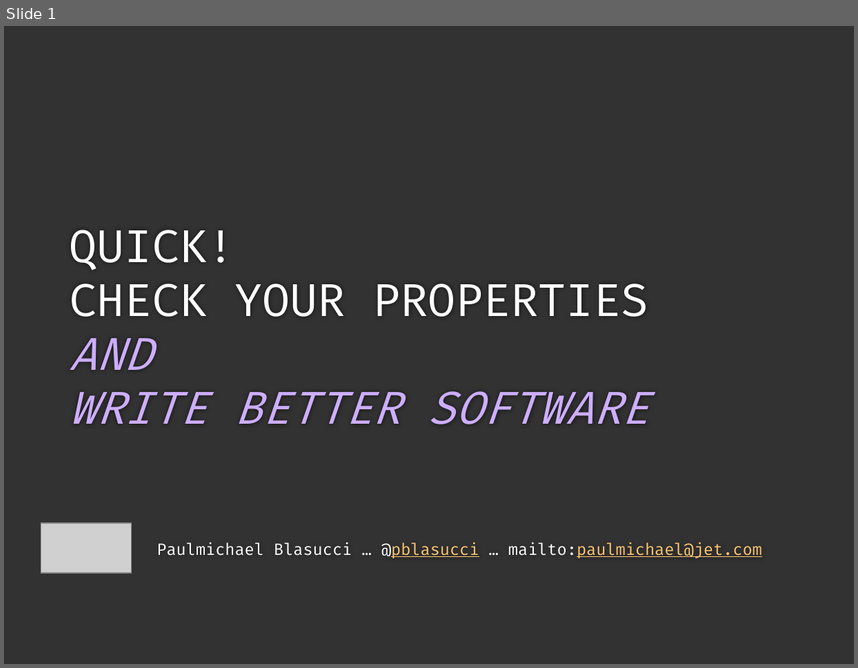
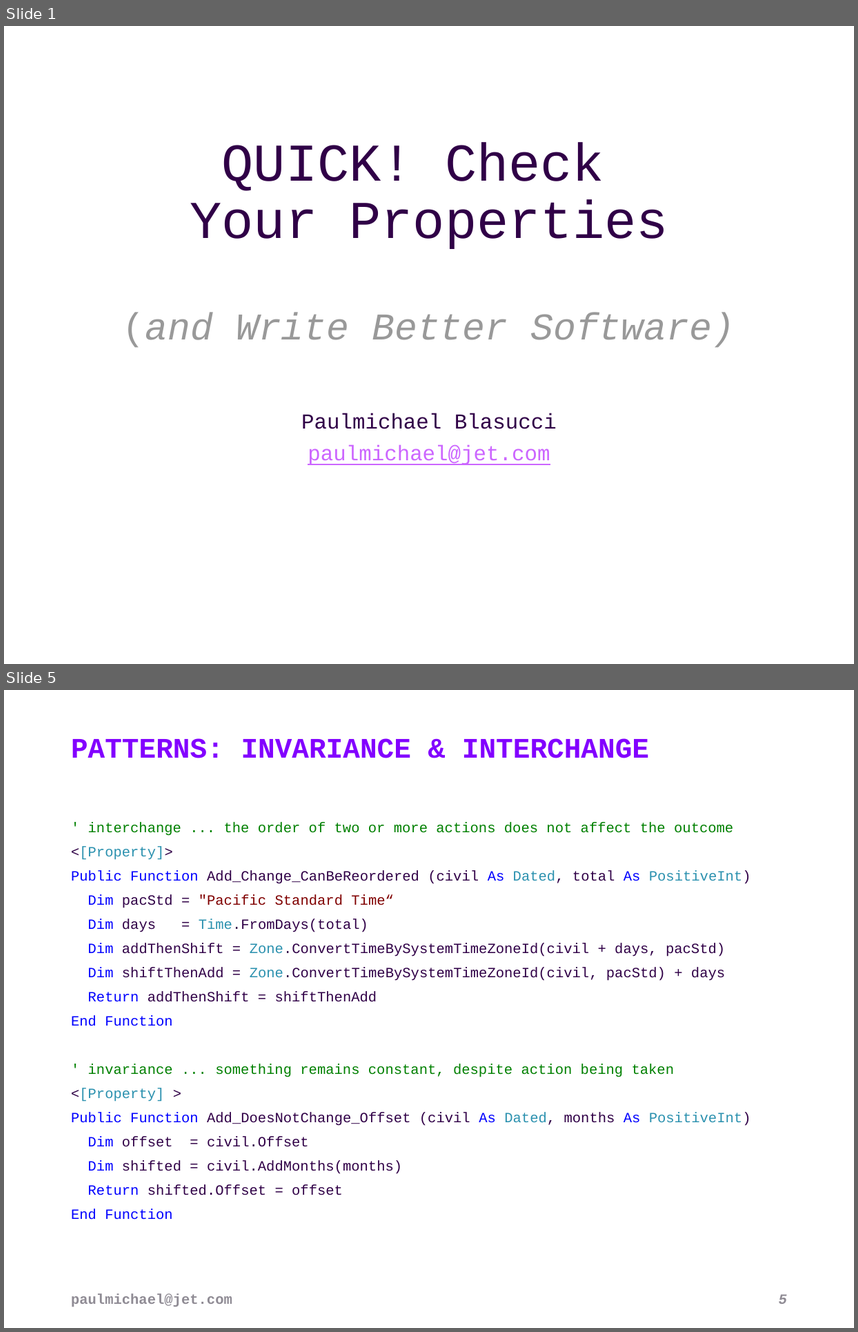
Before and after one commit to pblasucci/quickpbt, a slide deck: quickpbt.pptx. Shown one above the other, each under a label of ours: slide 1 before the commit, slides 1 and 5 after it; the slides between them are not shown. The pictures are 858x668 and 858x1332 pixels, drawn with LibreOffice and Linux fonts; fonts in the diff are those of the drawing; grey boxes stand for pictures; background and template pictures are left out. Boxes give left, top, right and bottom in pixels: in the first picture for what was removed or moved away, otherwise in the second. Text is boxed around its words. In the diff, an @@ line names an element or a change of style, - is before the commit and + after.

```diff
--- a/quickpbt.pptx
+++ b/quickpbt.pptx
@@ slide 5 added at <box>4,690,854,1328</box>, background #FFFFFF @@
@@ title added at <box>71,738,649,758</box>, 24 pt, text #8200FF, bold @@
+PATTERNS: INVARIANCE & INTERCHANGE
@@ text added at <box>71,822,751,1219</box>, 12 pt, text #300047 @@
+' interchange ... the order of two or more actions does not affect the outcome
+<[Property]>
+Public Function Add_Change_CanBeReordered (civil As Dated, total As PositiveInt)
+Dim pacStd = "Pacific Standard Time“
+Dim days = Time.FromDays(total)
+Dim addThenShift = Zone.ConvertTimeBySystemTimeZoneId(civil + days, pacStd)
+Dim shiftThenAdd = Zone.ConvertTimeBySystemTimeZoneId(civil, pacStd) + days
+Return addThenShift = shiftThenAdd
+End Function
+' invariance ... something remains constant, despite action being taken
+<[Property] >
+Public Function Add_DoesNotChange_Offset (civil As Dated, months As PositiveInt)
+Dim offset = civil.Offset
+Dim shifted = civil.AddMonths(months)
+Return shifted.Offset = offset
+End Function
@@ text added at <box>71,1293,232,1306</box>, 12 pt, text #8F8C95, bold @@
+paulmichael@jet.com
@@ page number added at <box>779,1294,787,1303</box>, 12 pt, text #8F8C95, bold, italic @@
+5
@@ slide 1 changed as well @@
@@ background #323232 to #FFFFFF @@
@@ title at <box>123,142,735,347</box>: text changed; size 38 to 45 pt; font Fira Code to Courier New; text colour #CDAEFF to #300047 @@
-QUICK!
-CHECK YOUR PROPERTIES
-AND
-WRITE BETTER SOFTWARE
+QUICK! Check
+Your Properties
+(and Write Better Software)
@@ subtitle "Paulmichael Blasucci" at <box>301,413,557,465</box>: vertical alignment top to middle @@
@@ subtitle at <box>301,413,557,465</box>: text changed; size 13.5 to 18 pt; font Fira Code to Courier New; text colour #FFFFFF to #300047 @@
-Paulmichael Blasucci … @pblasucci … mailto:paulmichael@jet.com
+Paulmichael Blasucci
+paulmichael@jet.com
@@ picture removed at <box>41,522,131,572</box> @@
```
Also in this commit, not shown: 2 other slides changed, 19 other slides added, 21 other files.
